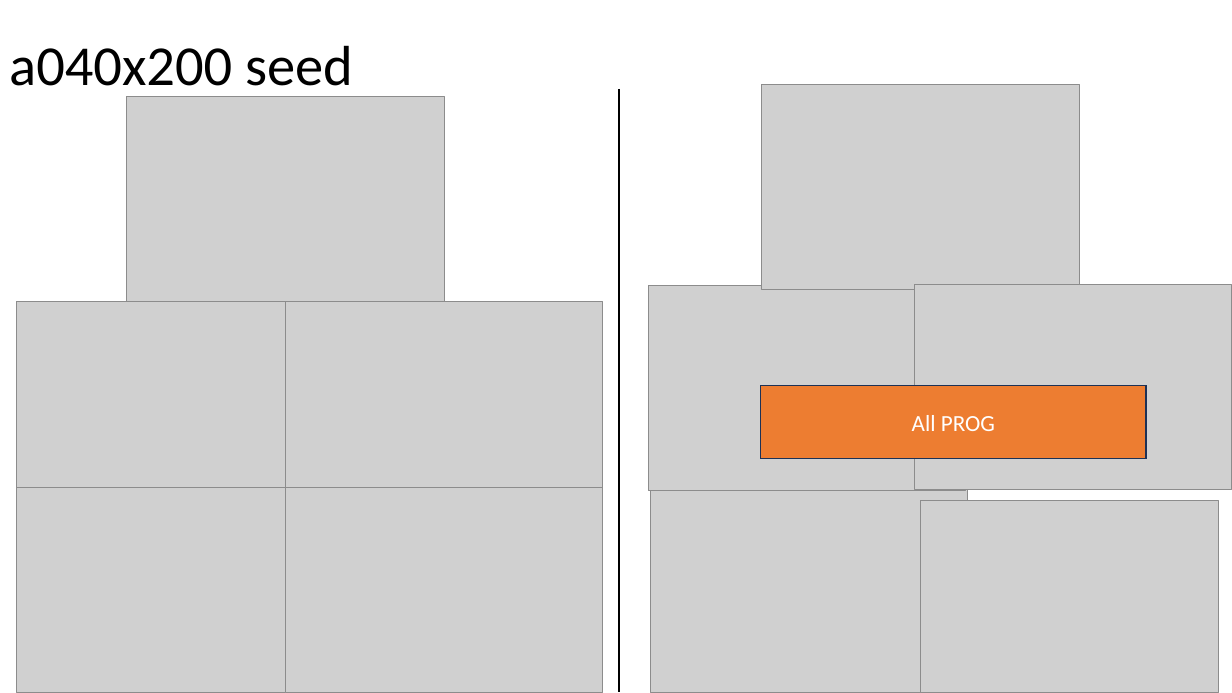
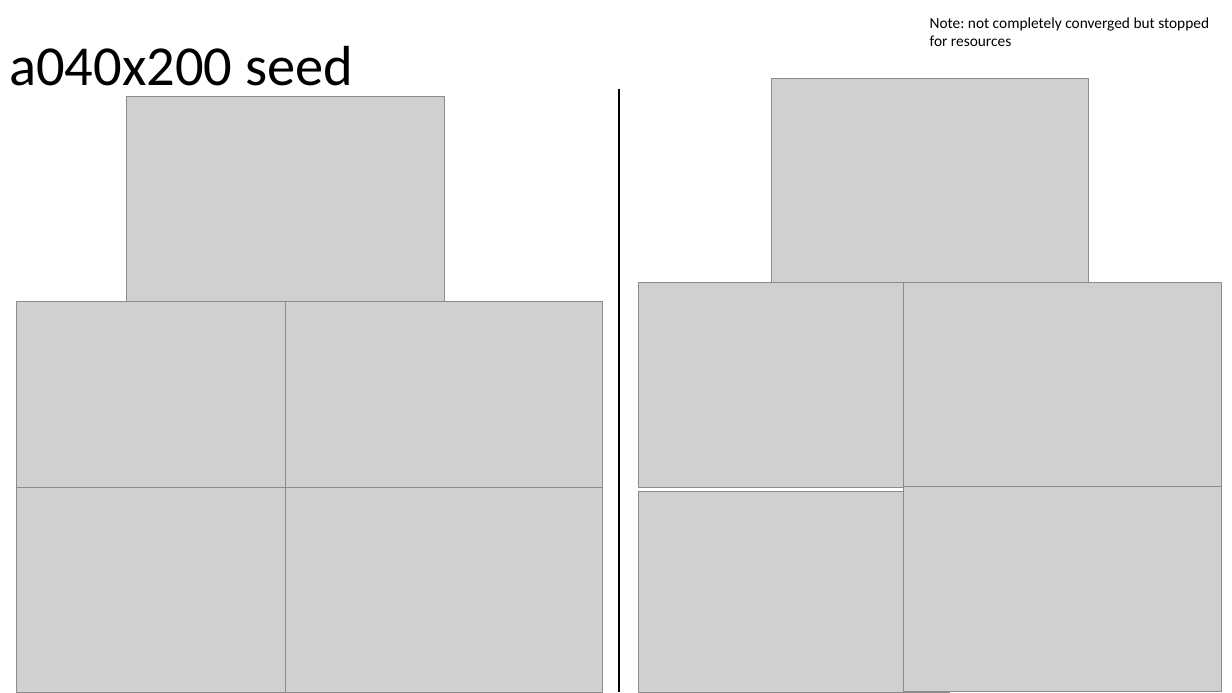
Before and after one commit to tyokokur/presentations, a slide deck: slide 5 of SYSG3.pptx. Drawn at 1232x693 pixels with LibreOffice and Linux fonts; fonts in the diff are those of the drawing; grey boxes stand for pictures. Boxes give left, top, right and bottom in pixels: in the first picture for what was removed or moved away, otherwise in the second. Text is boxed around its words. In the diff, an @@ line names an element or a change of style, - is before the commit and + after.

Commit message:
autocommit

```diff
--- a/SYSG3.pptx
+++ b/SYSG3.pptx
@@ text added at (930, 17, 1209, 46), 12 pt, text #000000 @@
+Note: not completely converged but stopped for resources
@@ picture: place and size @@
-picture at (762, 85, 1080, 290)
+picture at (772, 79, 1089, 284)
@@ picture: place and size @@
-picture at (649, 286, 966, 491)
+picture at (639, 283, 957, 488)
@@ picture: place and size @@
-picture at (915, 285, 1232, 490)
+picture at (904, 283, 1221, 488)
@@ rectangle removed at (761, 386, 1146, 459) @@
-All PROG
@@ picture: place and size @@
-picture at (651, 487, 968, 692)
+picture at (639, 492, 949, 692)
@@ picture: place and size @@
-picture at (921, 501, 1218, 693)
+picture at (904, 487, 1221, 692)
```
